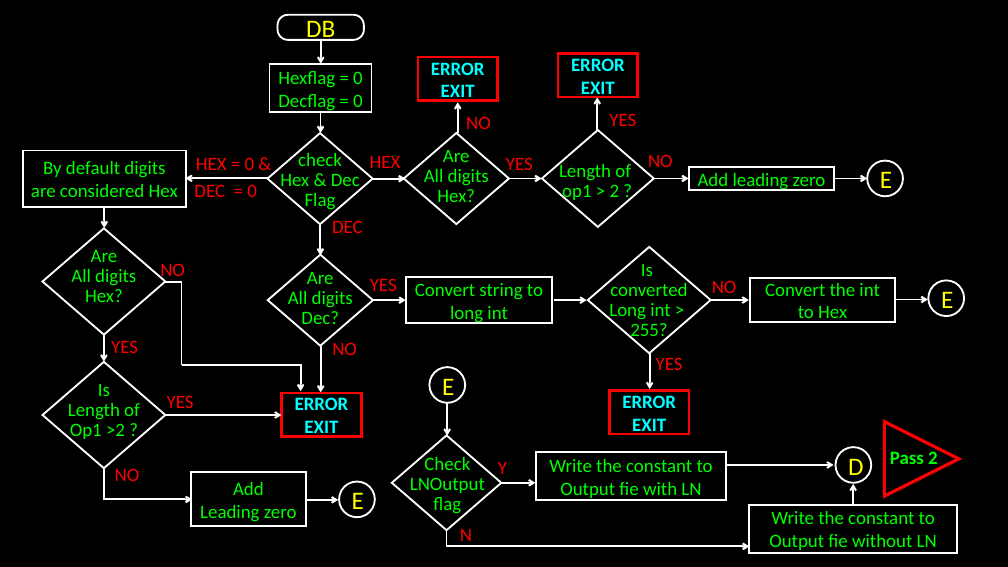
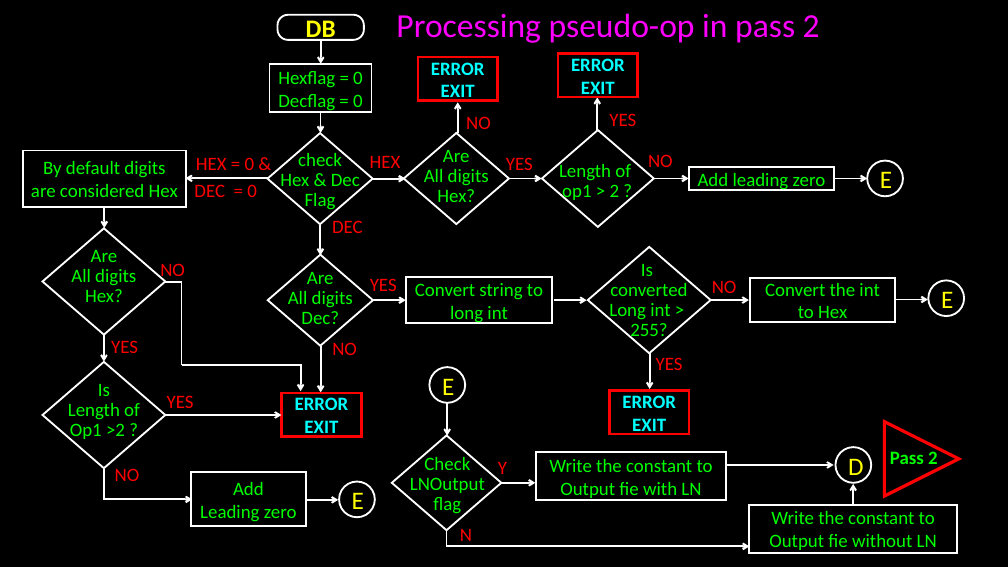
Before and after one commit to bondeabhijeet/8085, a slide deck: slide 16 of Pass 1 8085.pptx. Drawn at 1008x567 pixels with LibreOffice and Linux fonts; fonts in the diff are those of the drawing. Boxes give left, top, right and bottom in pixels: in the first picture for what was removed or moved away, otherwise in the second. Text is boxed around its words. In the diff, an @@ line names an element or a change of style, - is before the commit and + after.

```diff
--- a/Pass 1 8085.pptx
+++ b/Pass 1 8085.pptx
@@ text added at (396,13,820,43), 32 pt, text #FF00FF @@
+Processing pseudo-op in pass 2
```
Also in this commit, not shown: 16 other slides changed, 1 slide added, 10 other files.
